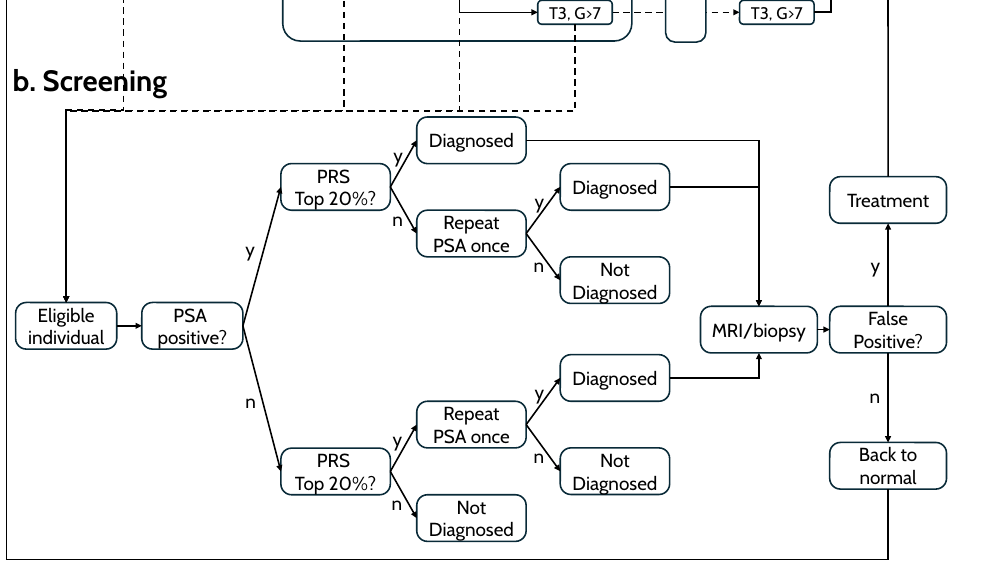
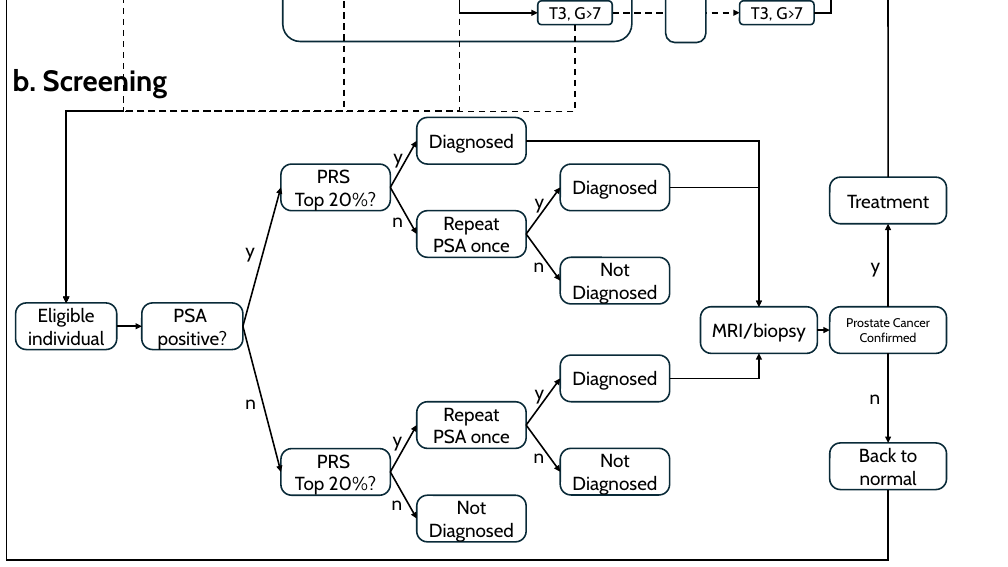
Before and after one commit to Mister-He/HepC-Transimission-Modelling, a slide deck: slide 7 of Model schematic.pptx. Drawn at 1008x567 pixels with LibreOffice and Linux fonts; fonts in the diff are those of the drawing; background and template pictures are left out. Boxes give left, top, right and bottom in pixels: in the first picture for what was removed or moved away, otherwise in the second. Text is boxed around its words. In the diff, an @@ line names an element or a change of style, - is before the commit and + after.

```diff
--- a/Model schematic.pptx
+++ b/Model schematic.pptx
@@ elbow arrow (889, 490) - (28, 0): route changed @@
@@ text in rounded rectangle at (846,318,930,342): text changed; size 18 to 12 pt @@
-False
-Positive?
+Prostate Cancer Confirmed
```
Also in this commit, not shown: 3 other slides changed, 1 slide added, 29 other files.
